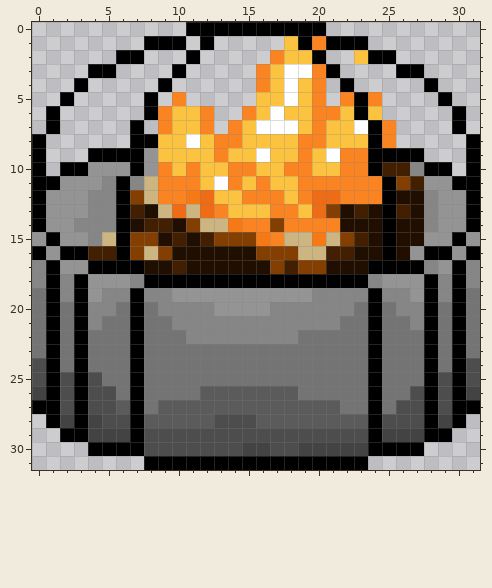
One commit to this pixel-art sprite: assets/map/manor/manor_blocker.png. This is how it looked before the edit.
The file is 32x32 pixels.
New version:
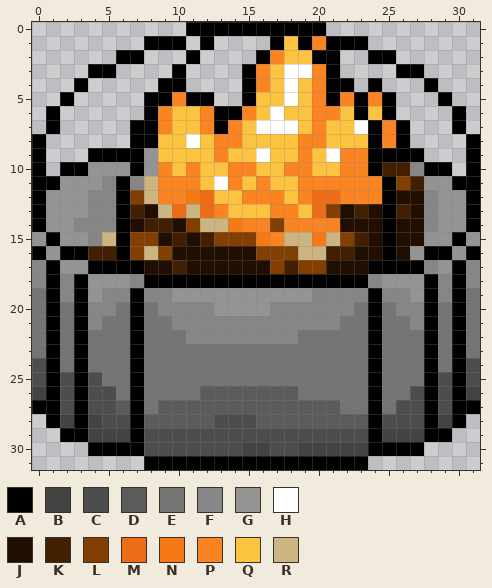
Palette (. is transparent): A #000000  B #434343  C #4e4d4d  D #5b5b5b  E #747474  F #868686  G #949494  H #ffffff  J #200f00  K #421f00  L #833f01  M #ed6c15  N #f57914  P #fa8322  Q #fbc340  R #ccb581
The edit:
Changed rows in their new state; - is an unchanged pixel.
first column x 8:
 1 ---------A---------
 2 --------A----A-.---
 3 -------A-----------
 4 --A----A-----A--A--
 5 -A-AA--A-----A---A-
 6 -----AA----------A-
 7 A----A------------A
 8 ------------------A
Where, in picture pixels (left, top, right, bottom), the same in both pictures:
added: (144, 36, 284, 134)
changed: (326, 50, 410, 148)
